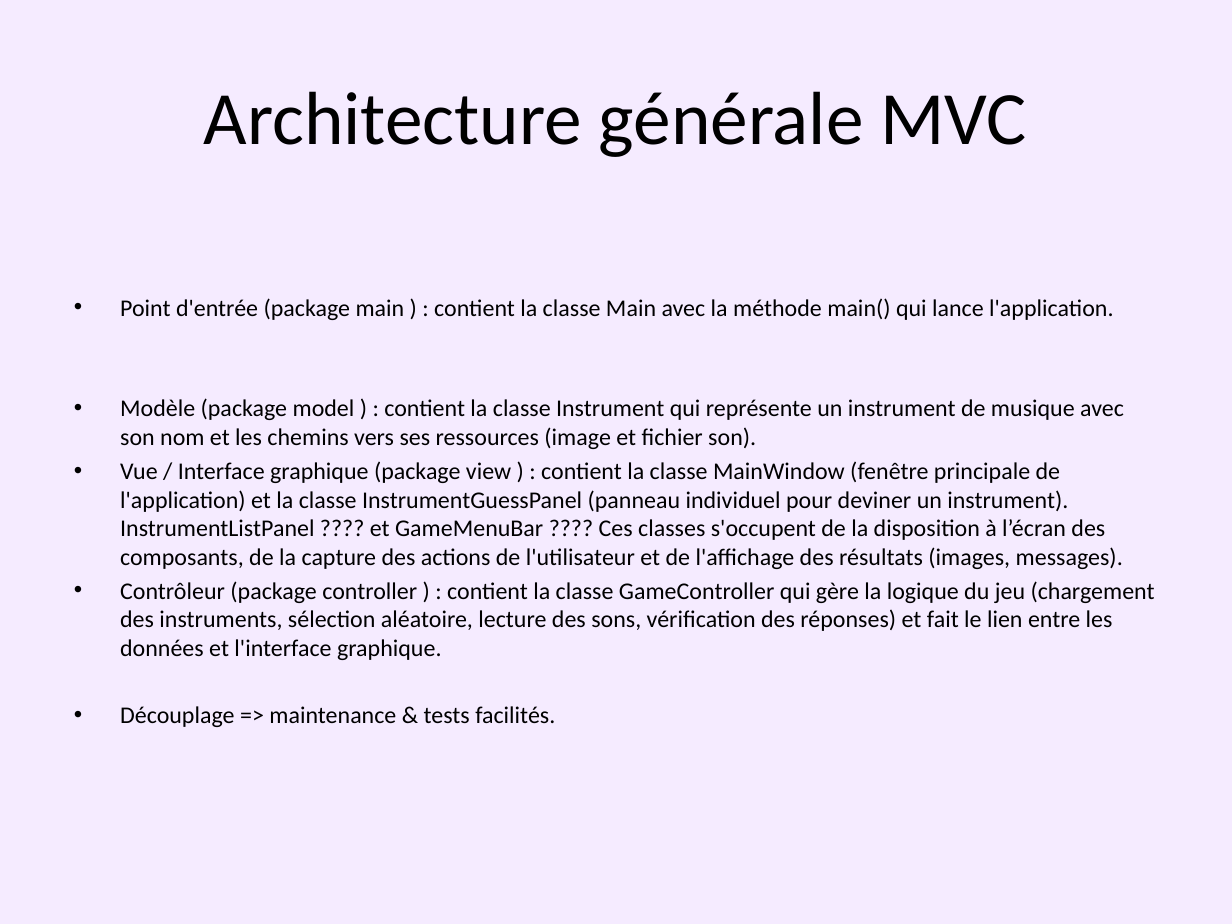
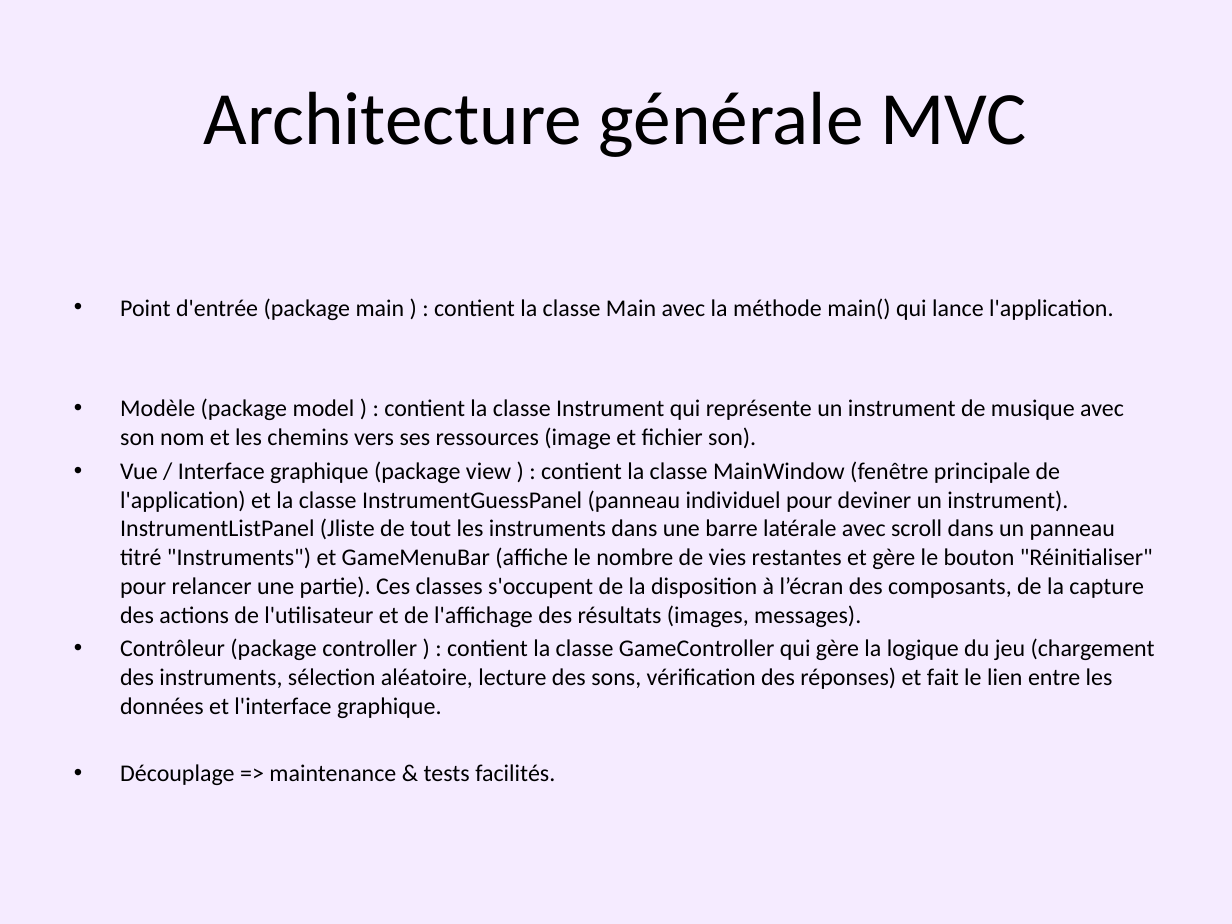
Before and after one commit to Bobyte5923/SoundOfWorld, a slide deck: slide 10 of SoundOfWorld.pptx. Drawn at 1232x924 pixels with LibreOffice and Linux fonts; fonts in the diff are those of the drawing. Boxes give left, top, right and bottom in pixels: in the first picture for what was removed or moved away, otherwise in the second. Text is boxed around its words. In the diff, an @@ line names an element or a change of style, - is before the commit and + after.

Commit message:
ppt v2

```diff
--- a/SoundOfWorld.pptx
+++ b/SoundOfWorld.pptx
@@ text at (120,462,1153,627): text changed @@
-• Vue / Interface graphique (package view ) : contient la classe MainWindow (fenêtre principale de l'application) et la classe InstrumentGuessPanel (panneau individuel pour deviner un instrument). InstrumentListPanel ???? et GameMenuBar ???? Ces classes s'occupent de la disposition à l’écran des composants, de la capture des actions de l'utilisateur et de l'affichage des résultats (images, messages).
+• Vue / Interface graphique (package view ) : contient la classe MainWindow (fenêtre principale de l'application) et la classe InstrumentGuessPanel (panneau individuel pour deviner un instrument). InstrumentListPanel (Jliste de tout les instruments dans une barre latérale avec scroll dans un panneau titré "Instruments") et GameMenuBar (affiche le nombre de vies restantes et gère le bouton "Réinitialiser" pour relancer une partie). Ces classes s'occupent de la disposition à l’écran des composants, de la capture des actions de l'utilisateur et de l'affichage des résultats (images, messages).
```
Also in this commit, not shown: 11 other slides changed, 3 slides added, 5 slides removed, 1 other file.
